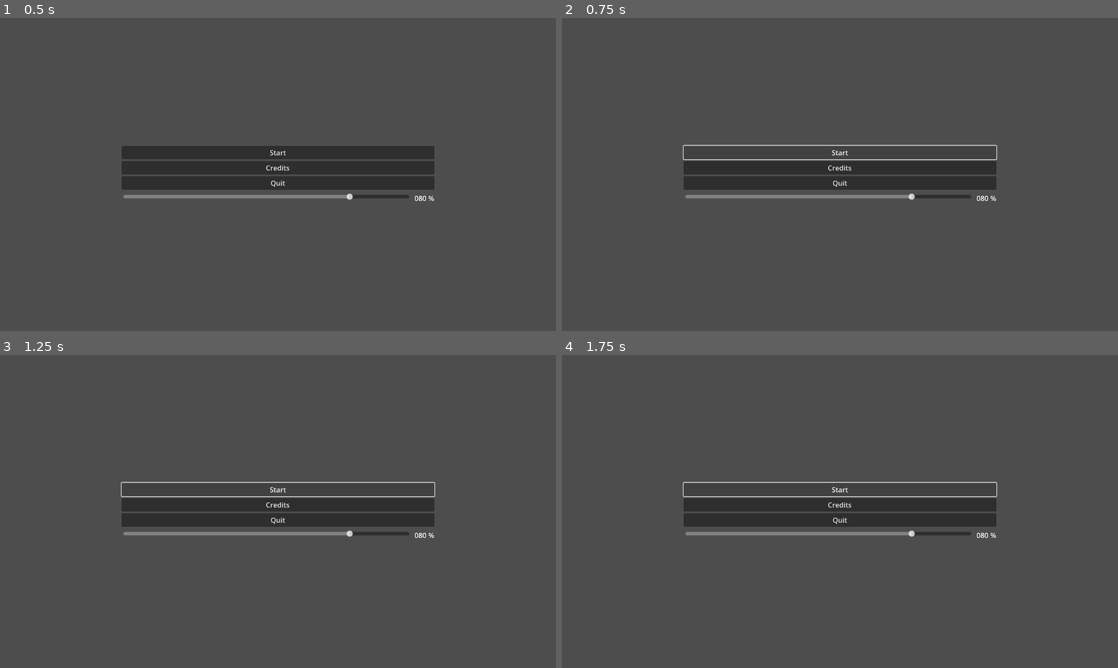
Above: before the commit, frames 1-4 (two rows, left to right).
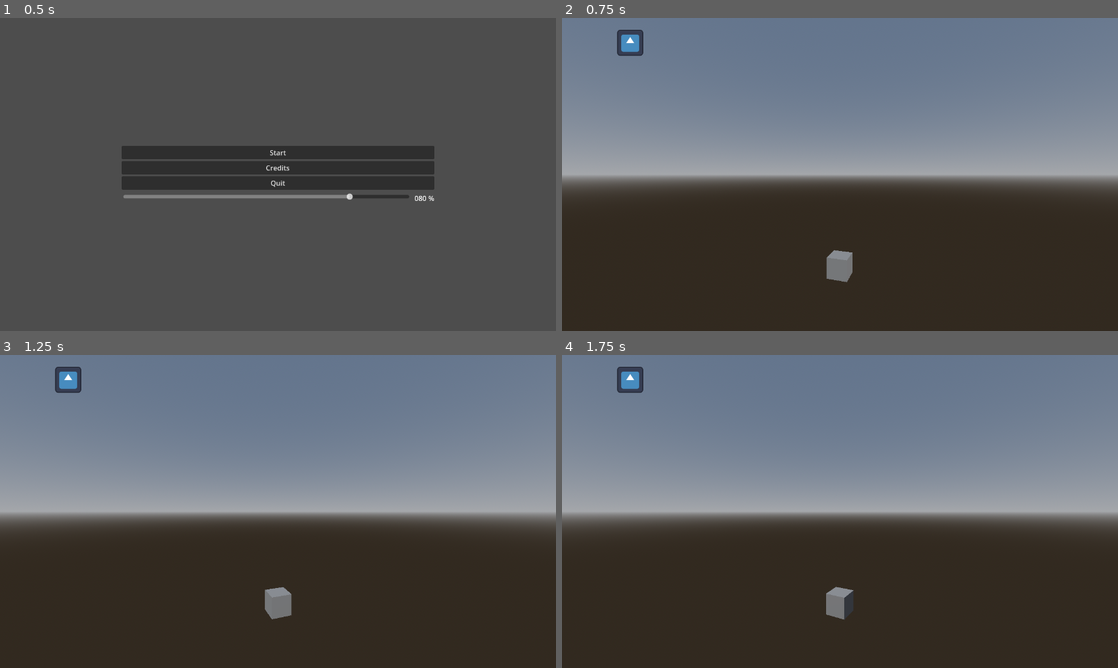
Above: after the commit, the same moments.

Repository: panorb/ludum-dare-55
Game: Godot game, scene res://world.tscn
Same seed, same stepped clock (60 frames per second), same inputs: the game is played once before the commit and once after it. The engine's default icon, where the game draws it, is replaced by a stand-in: a white triangle on a blue panel in a dark square.
Inputs (mouse positions are in pixels of both pictures, inside the frame that each line leads up to):
- Up to frame 1 (0.5 s): no input
- Up to frame 2 (0.75 s): click "Start" at 0.5 s
- Up to frame 3 (1.25 s): no input
- Up to frame 4 (1.75 s): click (840, 489) at 1.25 s, where only the run before the commit has a clickable "Start"

Frame 1 is identical in both runs. In frame 2, 98% of the frame differs, in the area x 0-100%, y 0-100%; in frame 3, 98%; in frame 4, 98%.

Commit message:
Connect main menu with game scene

Diff:
--- a/godot/world.gd
+++ b/godot/world.gd
@@ -6,6 +6,7 @@
 
 var scenes := {
 	'main_menu': main_menu_scene,
+	'game': preload("res://game/game.tscn"),
 }
 
 @onready var current_scene_node: Node = null;
@@ -30,4 +31,4 @@
 	self.current_scene = start_scene;
 
 func _on_game_start():
-	print('start game');
+	current_scene = 'game';
